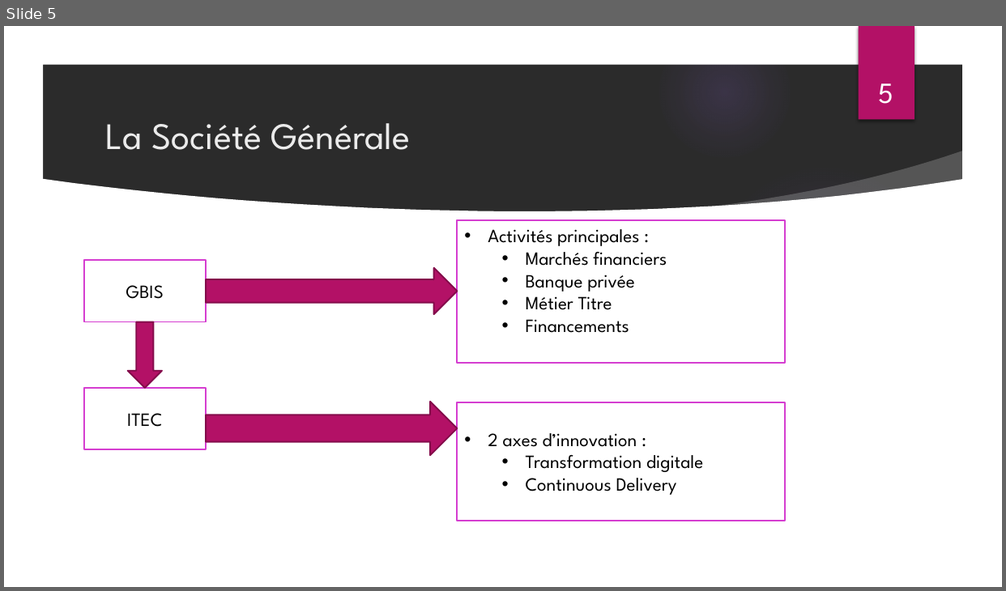
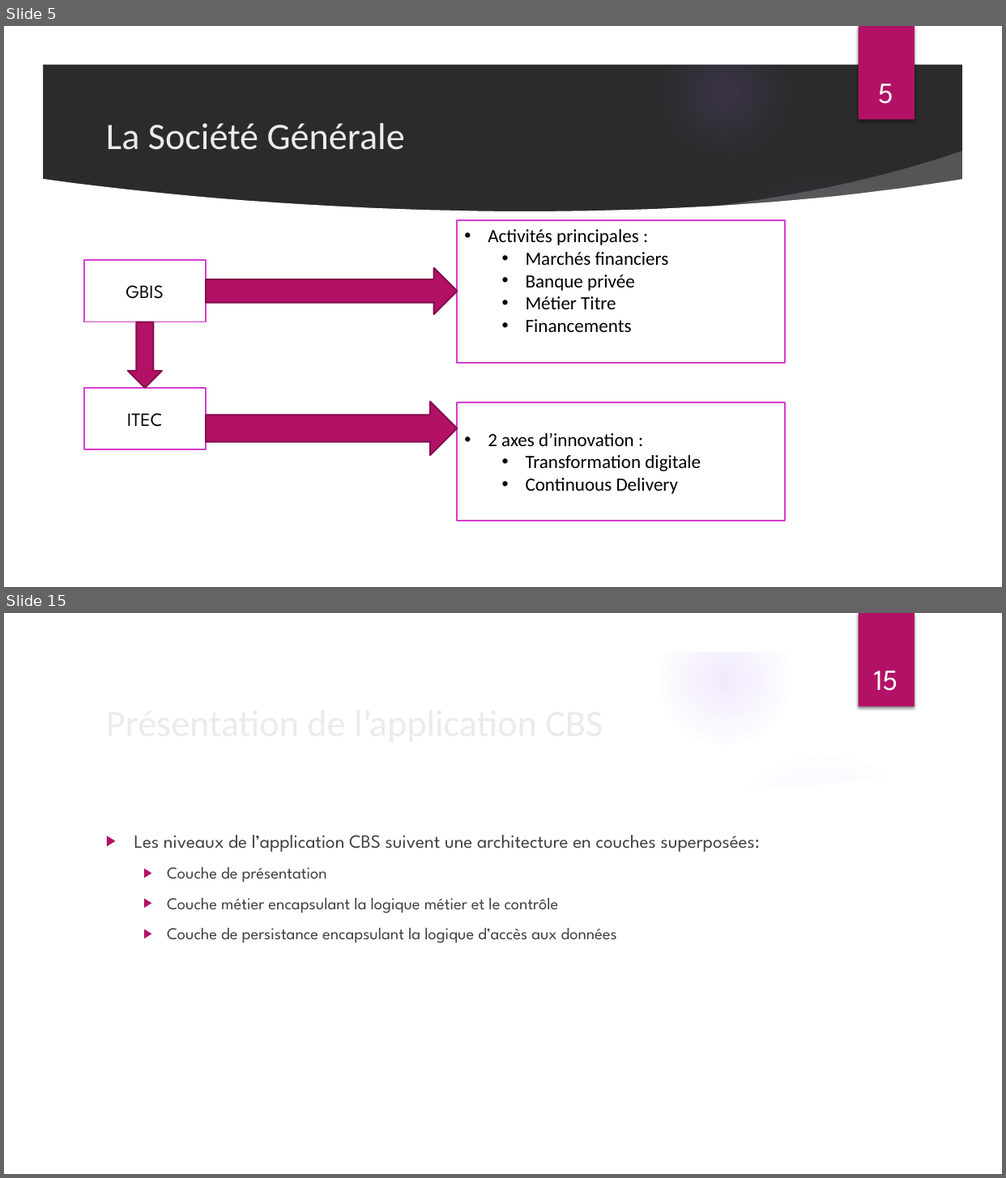
Before and after one commit to Thin-hinane/Rapport-de-stage-, a slide deck: PROJET IT DE GESTION DES OBLIGATIONS SECURISEES CBS.pptx. Shown one above the other, each under a label of ours: slide 5 before the commit, slides 5 and 15 after it; the slides between them are not shown. The pictures are 1006x591 and 1006x1178 pixels, drawn with LibreOffice and Linux fonts; fonts in the diff are those of the drawing; background and template pictures are left out; a plain dark background stands for a picture behind light text. Boxes give left, top, right and bottom in pixels: in the first picture for what was removed or moved away, otherwise in the second. Text is boxed around its words. In the diff, an @@ line names an element or a change of style, - is before the commit and + after.

```diff
--- a/PROJET IT DE GESTION DES OBLIGATIONS SECURISEES CBS.pptx
+++ b/PROJET IT DE GESTION DES OBLIGATIONS SECURISEES CBS.pptx
@@ slide 15 added at (4, 613, 1002, 1174), background picture (left out); not listed: 9 template elements that a slide beside it also shows @@
@@ page number added at (874, 671, 898, 691), 28 pt, text #FFFFFF @@
+15
@@ title added at (98, 692, 816, 750), 36 pt, text #EBEBEB @@
+Présentation de l’application CBS
@@ text added at (134, 835, 760, 943), 16 pt, text #404040 @@
+▶ Les niveaux de l’application CBS suivent une architecture en couches superposées:
+  ▶ Couche de présentation
+  ▶ Couche métier encapsulant la logique métier et le contrôle
+  ▶ Couche de persistance encapsulant la logique d’accès aux données
@@ slide 5 changed as well @@
@@ font League Spartan to Calibri in 3 elements at (106, 123, 405, 150), (457, 220, 785, 363), (457, 403, 785, 521) @@
```
Also in this commit, not shown: 5 other slides changed, 15 other slides added.
